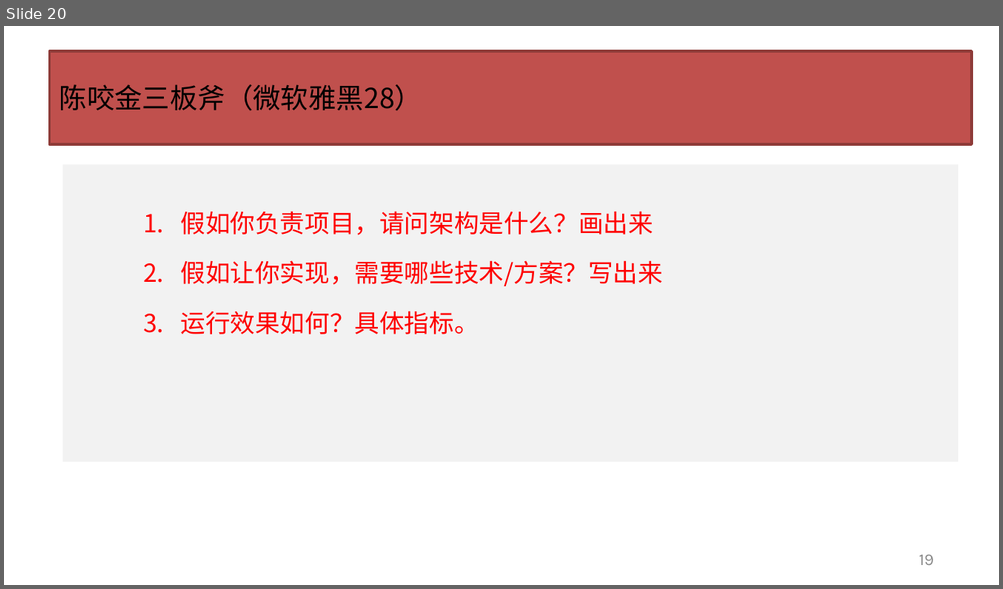
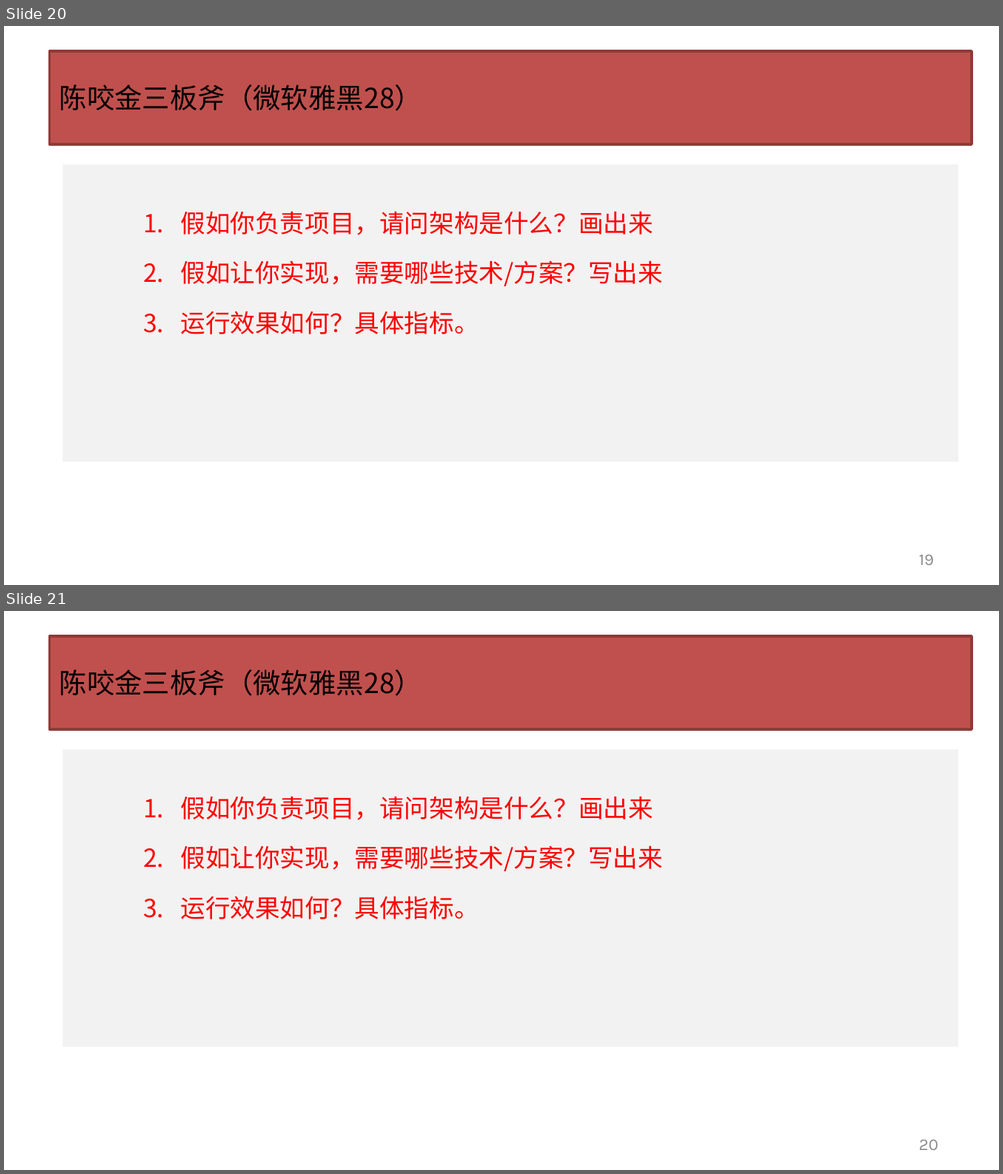
Before and after one commit to wangcy6/weekly, a slide deck: ppt/2020/实战项目.pptx. Shown one above the other, each under a label of ours: slide 20 before the commit, slides 20 and 21 after it. The pictures are 1003x589 and 1003x1174 pixels, drawn with LibreOffice and Linux fonts; fonts in the diff are those of the drawing; background and template pictures are left out. Boxes give left, top, right and bottom in pixels: in the first picture for what was removed or moved away, otherwise in the second. Text is boxed around its words. In the diff, an @@ line names an element or a change of style, - is before the commit and + after.

```diff
--- a/ppt/2020/实战项目.pptx
+++ b/ppt/2020/实战项目.pptx
@@ slide 21 added at (x1=4, y1=611, x2=999, y2=1170), background #CCE8CF; not listed: 1 template element that a slide beside it also shows @@
@@ title added at (x1=50, y1=636, x2=972, y2=729), fill #C0504D, outline #8E3B39 2 pt, 20 pt, text #000000 @@
+陈咬金三板斧（微软雅黑28）
@@ text added at (x1=180, y1=796, x2=663, y2=920), 18 pt, text #FF0000 @@
+1. 假如你负责项目，请问架构是什么？画出来
+2. 假如让你实现，需要哪些技术/方案？写出来
+3. 运行效果如何？具体指标。
@@ page number added at (x1=919, y1=1140, x2=938, y2=1150), 12 pt, text #8C8C8C @@
+20
```
Also in this commit, not shown: 2 other files.
